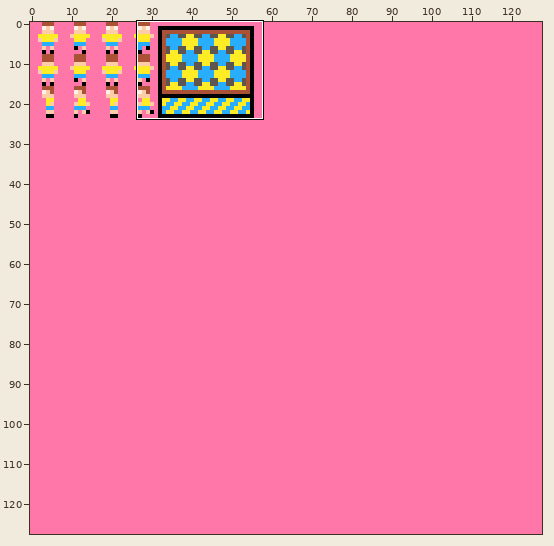
Sprite sheet -- sprites.png. Above, an overview of the earlier version with the close-up marked.
Close-up. Earlier state:
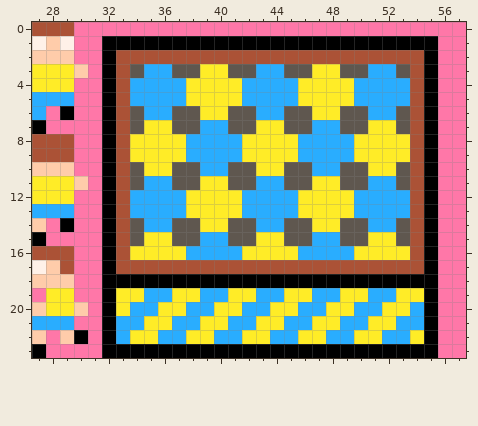
The file is 128x128 pixels. Shown: x 27..57, y 0..23.
After:
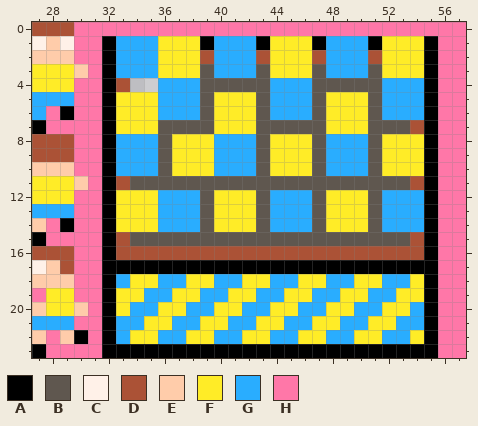
Palette (. is transparent): A #000000  B #5f574f  C #fff1e8  D #ab5236  E #ffccaa  F #ffec27  G #29adff  H #ff77a8
Changes in this commit:
@@ x 27..57 @@
  0 DDDHHHHHHHHHHHHHHHHHHHHHHHHHHHH
- 1 CECHHAAAAAAAAAAAAAAAAAAAAAAAAHH
- 2 EEEHHADDDDDDDDDDDDDDDDDDDDDDAHH
- 3 FFFEHADBGGBBFFBBGGBBFFBBGGBDAHH
- 4 FFFHHADGGGGFFFFGGGGFFFFGGGGDAHH
- 5 GGGHHADGGGGFFFFGGGGFFFFGGGGDAHH
- 6 GHAHHADBGGBBFFBBGGBBFFBBGGBDAHH
- 7 AHHHHADBFFBBGGBBFFBBGGBBFFBDAHH
- 8 DDDHHADFFFFGGGGFFFFGGGGFFFFDAHH
- 9 DDDHHADFFFFGGGGFFFFGGGGFFFFDAHH
-10 EEEHHADBFFBBGGBBFFBBGGBBFFBDAHH
-11 FFFEHADBGGBBFFBBGGBBFFBBGGBDAHH
-12 FFFHHADGGGGFFFFGGGGFFFFGGGGDAHH
-13 GGGHHADGGGGFFFFGGGGFFFFGGGGDAHH
-14 EHAHHADBGGBBFFBBGGBBFFBBGGBDAHH
-15 AHHHHADBFFBBGGBBFFBBGGBBFFBDAHH
-16 DDDHHADFFFFGGGGFFFFGGGGFFFFDAHH
-17 CEDHHADDDDDDDDDDDDDDDDDDDDDDAHH
-18 EEEHHAAAAAAAAAAAAAAAAAAAAAAAAHH
+ 1 CECHHAGGGFFFAGGGAFFFAGGGAFFFAHH
+ 2 EEEHHAGGGFFFDGGGDFFFDGGGDFFFAHH
+ 3 FFFEHAGGGFFFBGGGBFFFBGGGBFFFAHH
+ 4 FFFHHAD..GGGBBBBBGGGBBBBBGGGAHH
+ 5 GGGHHAFFFGGGBFFFBGGGBFFFBGGGAHH
+ 6 GHAHHAFFFGGGBFFFBGGGBFFFBGGGAHH
+ 7 AHHHHAFFFBBBBFFFBBBBBFFFBBBDAHH
+ 8 DDDHHAGGGBFFFGGGBFFFBGGGBFFFAHH
+ 9 DDDHHAGGGBFFFGGGBFFFBGGGBFFFAHH
+10 EEEHHAGGGBFFFGGGBFFFBGGGBFFFAHH
+11 FFFEHADBBBBBBBBBBBBBBBBBBBBDAHH
+12 FFFHHAFFFGGGBFFFBGGGBFFFBGGGAHH
+13 GGGHHAFFFGGGBFFFBGGGBFFFBGGGAHH
+14 EHAHHAFFFGGGBFFFBGGGBFFFBGGGAHH
+15 AHHHHADBBBBBBBBBBBBBBBBBBBBDAHH
+16 DDDHHADDDDDDDDDDDDDDDDDDDDDDAHH
+17 CEDHHAAAAAAAAAAAAAAAAAAAAAAAAHH
+18 EEEHHAGFFGGFFGGFFGGFFGGFFGGFAHH
 19 HFFHHAFFGGFFGGFFGGFFGGFFGGFFAHH
